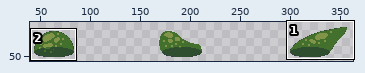
File history of a sprite sheet, Assets/Graphics/Characters/Slime Big/slime big attack.png. Above: a wide view before the commit, with the close-up outlined.
Close-up. The starting point:
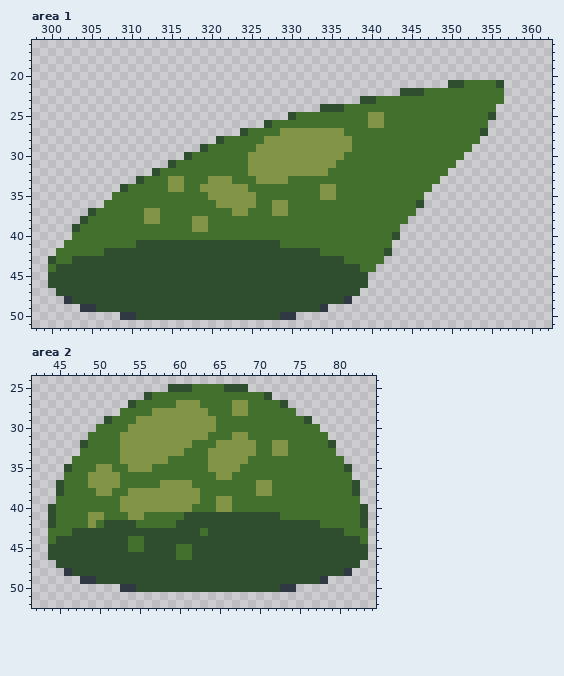
The file is 384x64 pixels. Shown: area 1: x 298..362, y 16..51; area 2: x 42..84, y 24..52. The wide view leaves out empty margins. The commit also changed other parts of the picture, which this record leaves out.
The result:
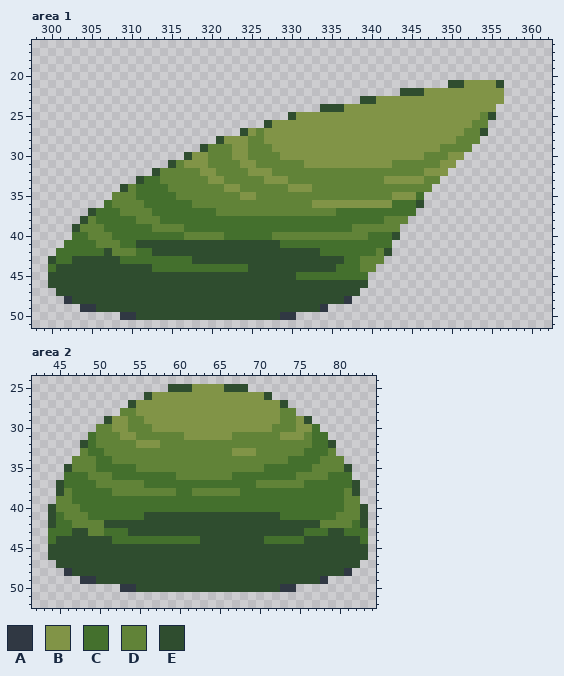
Palette (. is transparent): A #303843  B #819447  C #44702d  D #618338  E #2f4d2f
The edit:
Area 1:
y 21: x 352..355 CCCC -> BBBB
y 22: x 347..356 CCCCCCCCCC -> BBBBBBBBBB
y 23: x 341..356 CCCCCCCCCCCCCCCC -> BBBBBBBBBBBBBBBB
y 24: x 337..355 CCCCCCCCCCCCCCCCCCC -> BBBBBBBBBBBBBBBBBBB
y 25: x 331..339 CCCCCCCCC -> BBBBBBBBB; x 342..354 CCCCCCCCCCCCC -> BBBBBBBBBBBBD
y 26: x 328..339 CCCCCCCCCCCC -> BBBBBBBBBBBB; x 342..354 CCCCCCCCCCCCC -> BBBBBBBBBBBDD
y 27: x 325..328 CCCC -> BDBB; x 337..353 CCCCCCCCCCCCCCCCC -> BBBBBBBBBBBBBBBDD
y 28: x 322..326 CCCCC -> BBBDD; x 338..353 CCCCCCCCCCCCCCCC -> BBBBBBBBBBBBBDDD
y 29: x 320..327 CCCCCCBB -> DDDBBDDD; x 338..352 CCCCCCCCCCCCCCC -> BBBBBBBBBBBDDDD
y 30: x 318..328 CCCCCCCBBBB -> BBDDDBBDDDD; x 337..351 CCCCCCCCCCCCCCC -> BBBBBBBBBBDDDBB
y 31: x 316..324 CCCCCCCCC -> DBBBDDDDB; x 326..331 BBBBBB -> DDDDDD; x 336..350 CCCCCCCCCCCCCCC -> BBBBBBBDDDDDDBB
y 32: x 314..324 CCCCCCCCCCC -> DDDDDBBDDDD; x 328..349 BBBBBBBCCCCCCCCCCCCCCC -> DDDDDDDDDDDDDDDDDDDBBB
y 33: x 314..319 CBBCCC -> DDDDDD; x 322..326 BCCCB -> DDDDD; x 330..348 CCCCCCCCCCCCCCCCCCC -> DDDDDDDDDDDDBBBBBDD
y 34: x 310 C -> D; x 315..321 BBCCBBB -> DDDDDDD; x 324..347 BCCCCCCCCCBBCCCCCCCCCCCC -> DDDDDDBBBDDDDDDDDDDDDDDD
y 35: x 308..310 CCC -> DDD; x 316..323 CCCCBBBB -> DDDDDDDD; x 326..345 CCCCCCCCBBCCCCCCCCCC -> DDDDDDDDDDDDDDDDDBBB
y 36: x 308..311 CCCC -> DDDD; x 318..342 CCCBBBBBCCBBCCCCCCCCCCCCC -> DDDDDDDDDDDDDDDBBBBBBBBBB
y 37: x 309..313 CCCBB -> DDDDC; x 321..335 CCBBCCCBBCCCCCC -> DDDDDDDDDDDDDDD
y 38: x 305 C -> D; x 311..313 CBB -> DDD; x 318..319 BB -> CC; x 342..344 CCC -> DDD
y 39: x 304..306 CCC -> DDD; x 313..316 CCCC -> DDDD; x 318..319 BB -> CC; x 338..343 CCCCCC -> DDDDDD
y 40: x 305..307 CCC -> DDD; x 317..321 CCCCC -> DDDDD; x 328..339 CCCCCCCCCCCC -> DDDDDDDDDDDD
y 41: x 306..308 CCC -> DDD
y 42: x 308..312 EEEEE -> DDDCC; x 341 C -> D
y 43: x 309..317 EEEEEEEEE -> CCCCCCCCC; x 339..341 CCC -> DDD
y 44: x 313..324 EEEEEEEEEEEE -> CCCCCCCCCCCC; x 336..340 EEECC -> CCCDD
y 45: x 331..339 EEEEEEEEE -> CCCCCCCCC
Area 2:
y 25: x 62..65 CCCC -> BBBB
y 26: x 57..70 CCCCCCCCCCCCCC -> BBBBBBBBBBBBBB
y 27: x 55..59 CCCCC -> BBBBB; x 63..66 CCCC -> BBBB; x 69..72 CCCC -> BBBB
y 28: x 53..56 CCCC -> DDBB; x 64..66 CCC -> BBB; x 69..74 CCCCCC -> BBBBDD
y 29: x 52..55 CCCB -> BBDD; x 65..75 CCCCCCCCCCC -> BBBBBBBBDDB
y 30: x 50..56 CCCCBBB -> DDBBDDD; x 65..76 CCCCCCCCCCCC -> BBBBBBBDDDBB
y 31: x 50..52 CCC -> DDD; x 55..60 BBBBBB -> DDDDDD; x 64..76 CCCBBCCCCCCCC -> BBBDDDDDDBBBD
y 32: x 50..54 CCCBB -> DDDDD; x 58..76 BBBBCCCBBBBBCCBBCCC -> DDDDDDDDDDDDDDDDDDD
y 33: x 48 C -> D; x 51..66 CCBBBBBBBBCCCBBB -> DDDDDDDDDDDDDDDD; x 70..75 CCBBCC -> DDDDDD; x 79 C -> D
y 34: x 47..49 CCC -> DDD; x 52..73 CBBBBBBCCCCCBBBBBCCCCC -> DDDDDDDDDDDDDDDDDDDDDD; x 78..80 CCC -> DDD
y 35: x 47..51 CCCBB -> DDDCC; x 54..70 BBBCCCCCCCBBBBCCC -> CDDDDDDDDDDDDDDDD; x 77..80 CCCC -> DDDD
y 36: x 49..52 BBBB -> DDDC; x 60..66 CCCCCBB -> DDDDDDD; x 75..78 CCCC -> DDDD
y 37: x 49..55 BBBBCCC -> CDDDDDD; x 58..61 BBBB -> CCCC; x 70..75 BBCCCC -> DDDDDD
y 38: x 46 C -> D; x 50..67 BBCCBBBBBBBBBCCCCC -> CCDDDDDDDDCCDDDDDD; x 70..71 BB -> CC; x 81 C -> D
y 39: x 45..46 CC -> DD; x 53..62 BBBBBBBBBB -> CCCCCCCCCC; x 65..66 BB -> CC; x 81..82 CC -> DD
y 40: x 45..47 CCC -> DDD; x 53..61 BBBBBBBBB -> CCCCCCCCC; x 65..66 BB -> CC; x 81..82 CC -> DD
y 41: x 46..50 CCCBB -> DDDCC; x 54..60 BBCCCCC -> CCEEEEE; x 80..82 CCC -> DDD
y 42: x 47..50 CCBC -> DDDD; x 55..59 CCCCC -> EEEEE; x 78..81 CCCC -> DDDD
y 43: x 49..53 EEEEE -> DDCCC; x 63 C -> E; x 76..78 EEE -> CCC
y 44: x 52..53 EE -> CC; x 56..62 EEEEEEE -> CCCCCCC; x 71..75 EEEEE -> CCCCC
y 45: x 54..55 CC -> EE; x 60..61 CC -> EE
y 46: x 60..61 CC -> EE
Changed places in both close-ups, as pixel boxes (x1, y1, x2, y2):
changed: (80, 80, 504, 280)
changed: (56, 384, 360, 560)
